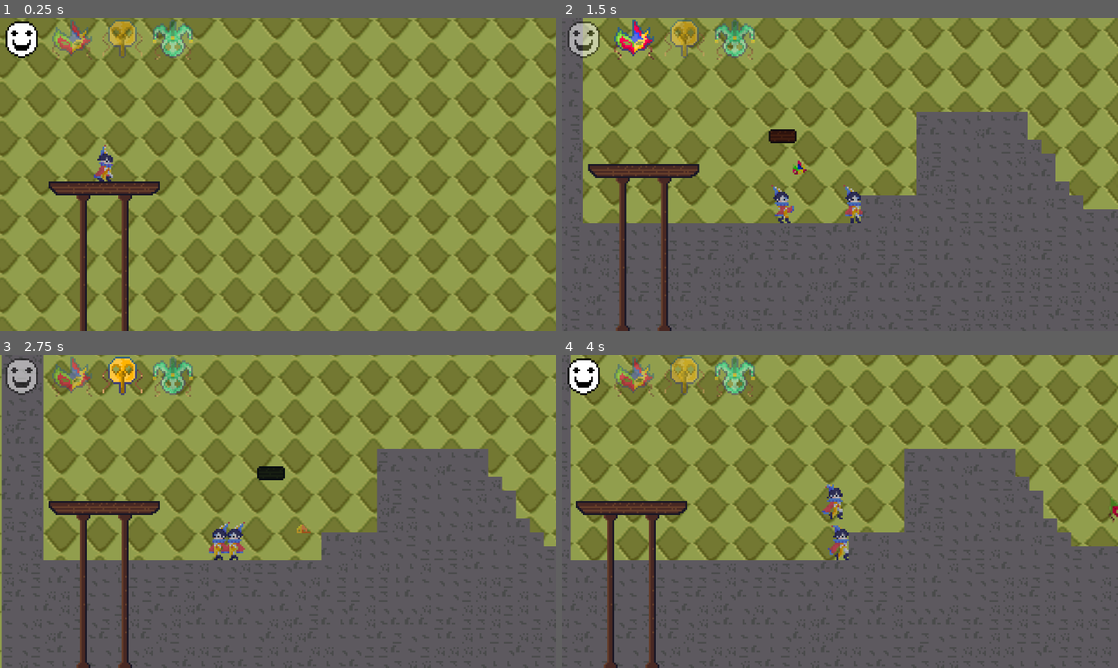
Above: before the commit, frames 1-4 (two rows, left to right).
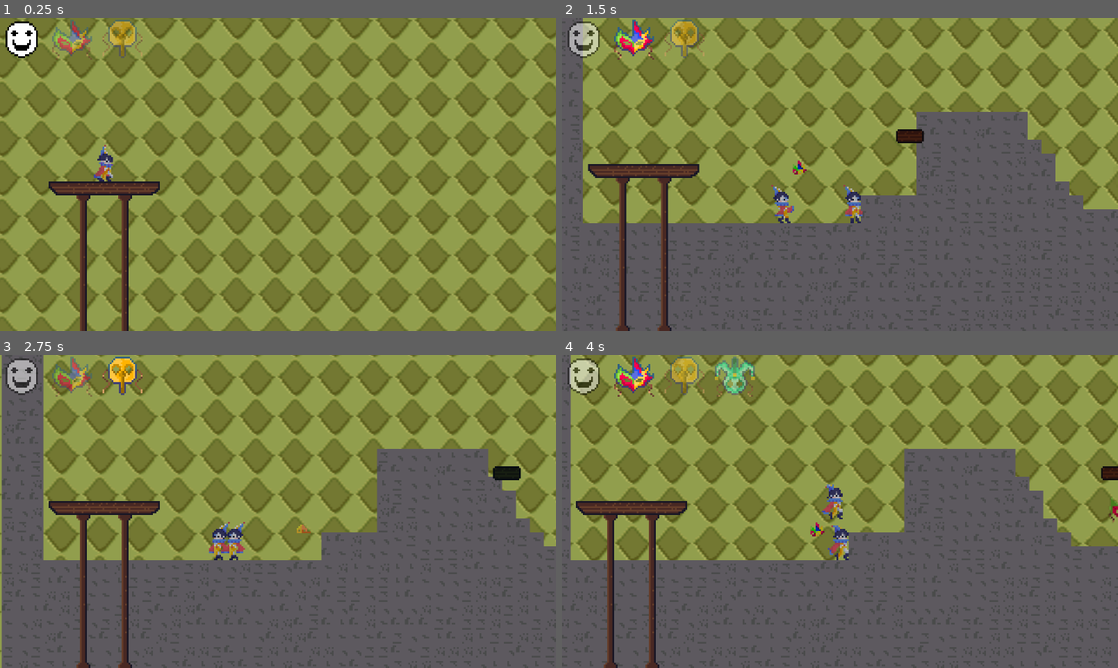
Above: after the commit, the same moments.

Repository: MicroFrogStudios/GGJ2026
Game: Godot game, scene res://scenes/levels/level_7.tscn
Same seed, same stepped clock (60 frames per second), same inputs: the game is played once before the commit and once after it. This scene is started directly instead of the project's main scene.
Inputs:
- Up to frame 1 (0.25 s): no input
- Up to frame 2 (1.5 s): hold 1 (gotomask1) 0.53-1.28 s; hold D (move_right) from 0.53 s (still down); tap Space (jump) at 0.77 s; tap 2 (gotomask2) at 1.35 s
- Up to frame 3 (2.75 s): tap Space (jump) at 1.52 s; release D (move_right) at 2.03 s; hold A (move_left) from 2.03 s (still down); hold 3 (gotomask3) from 2.03 s (still down)
- Up to frame 4 (4 s): release A (move_left) at 2.78 s; release 3 (gotomask3) at 2.78 s; hold D (move_right) from 2.78 s (still down); tap 4 (gotomask4) at 2.85 s; tap Space (jump) at 3.02, 3.77 s; hold E (next_mask) from 3.53 s (still down)

The runs differ from the first frame. In frame 1, 0.5% of the frame differs, in the area x 27-35%, y 0-14%; in frame 2, 1.0%; in frame 3, 1.0%; in frame 4, 1.2%, in the area x 1-100%, y 0-58%.

Commit message:
moving platform animation

Diff:
--- a/scenes/levels/level_7.tscn
+++ b/scenes/levels/level_7.tscn
@@ -4,6 +4,9 @@
 [ext_resource type="PackedScene" uid="uid://h36cd4pnngpt" path="res://scenes/prefabs/moving_plataform.tscn" id="2_07ctq"]
 
 [node name="Level7" unique_id=1082980837 instance=ExtResource("1_ntash")]
+
+[node name="PlayerCharacter" parent="." index="0" unique_id=614979792]
+initial_num_masks = 2
 
 [node name="ExitDoor" parent="." index="2" unique_id=45997899]
 position = Vector2(384, -88)
--- a/scenes/prefabs/moving_plataform.tscn
+++ b/scenes/prefabs/moving_plataform.tscn
@@ -10,23 +10,67 @@
 [sub_resource type="RectangleShape2D" id="RectangleShape2D_6f7bj"]
 size = Vector2(16, 8)
 
-[node name="MovingPlataform" type="AnimatableBody2D" unique_id=193119630]
+[sub_resource type="Animation" id="Animation_um5hb"]
+length = 0.001
+tracks/0/type = "value"
+tracks/0/imported = false
+tracks/0/enabled = true
+tracks/0/path = NodePath(".:position")
+tracks/0/interp = 1
+tracks/0/loop_wrap = true
+tracks/0/keys = {
+"times": PackedFloat32Array(0),
+"transitions": PackedFloat32Array(1),
+"update": 0,
+"values": [Vector2(0, 0)]
+}
+
+[sub_resource type="Animation" id="Animation_lytmx"]
+resource_name = "platform_hor_move"
+length = 8.0
+loop_mode = 1
+tracks/0/type = "value"
+tracks/0/imported = false
+tracks/0/enabled = true
+tracks/0/path = NodePath(".:position")
+tracks/0/interp = 1
+tracks/0/loop_wrap = true
+tracks/0/keys = {
+"times": PackedFloat32Array(0, 4, 8),
+"transitions": PackedFloat32Array(1, 1, 1),
+"update": 0,
+"values": [Vector2(0, 0), Vector2(200, 0), Vector2(0, 0)]
+}
+
+[sub_resource type="AnimationLibrary" id="AnimationLibrary_ait0e"]
+_data = {
+&"RESET": SubResource("Animation_um5hb"),
+&"platform_hor_move": SubResource("Animation_lytmx")
+}
+
+[node name="MovingPlataform" type="Node2D" unique_id=594339065]
 script = ExtResource("1_um5hb")
 
-[node name="Sprite1" type="Sprite2D" parent="." unique_id=1470867921]
+[node name="MovingPlataformBody" type="AnimatableBody2D" parent="." unique_id=193119630]
+
+[node name="Sprite1" type="Sprite2D" parent="MovingPlataformBody" unique_id=1470867921]
 modulate = Color(0.63529414, 0.48235294, 0.39215687, 1)
 position = Vector2(-8, 0)
 texture = SubResource("AtlasTexture_ait0e")
 
-[node name="Sprite2" type="Sprite2D" parent="." unique_id=1702323611]
+[node name="Sprite2" type="Sprite2D" parent="MovingPlataformBody" unique_id=1702323611]
 modulate = Color(0.22745098, 0.49411765, 0.42745098, 1)
 position = Vector2(8, 0)
 texture = SubResource("AtlasTexture_ait0e")
 
-[node name="CollisionShape1" type="CollisionShape2D" parent="." unique_id=668452606]
+[node name="CollisionShape1" type="CollisionShape2D" parent="MovingPlataformBody" unique_id=668452606]
 position = Vector2(-8, 0)
 shape = SubResource("RectangleShape2D_6f7bj")
 
-[node name="CollisionShape2" type="CollisionShape2D" parent="." unique_id=1810032336]
+[node name="CollisionShape2" type="CollisionShape2D" parent="MovingPlataformBody" unique_id=1810032336]
 position = Vector2(8, 0)
 shape = SubResource("RectangleShape2D_6f7bj")
+
+[node name="AnimationPlayer" type="AnimationPlayer" parent="MovingPlataformBody" unique_id=2059857812]
+libraries/ = SubResource("AnimationLibrary_ait0e")
+autoplay = &"platform_hor_move"
--- a/scripts/moving_plataform.gd
+++ b/scripts/moving_plataform.gd
@@ -1,14 +1,16 @@
-extends AnimatableBody2D
+extends Node2D
 
 
-@onready var sprites :Array[Sprite2D] = [$Sprite1,$Sprite2]
-@onready var colliders: Array[CollisionShape2D] =[$CollisionShape1,$CollisionShape2]
+@onready var sprites :Array[Sprite2D] = [$MovingPlataformBody/Sprite1,$MovingPlataformBody/Sprite2]
+@onready var colliders: Array[CollisionShape2D] =[$MovingPlataformBody/CollisionShape1,$MovingPlataformBody/CollisionShape2]
+
 func _ready() -> void:
 	var player :PlayerCharacter = %PlayerCharacter
 	player.change_mask.connect(on_mask_change)
 	call_deferred("on_mask_change",player.mask)
 	pass
 
+
 func on_mask_change(mask_num :int):
 	for i in range(2):
 		sprites[i].visible = mask_num == i+1
